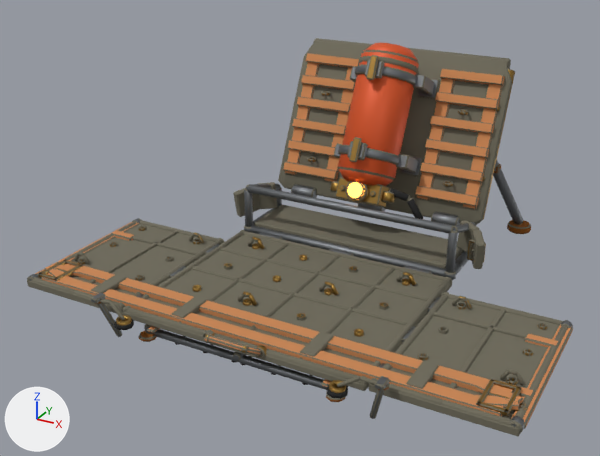
The Blender file Assets/Game/Art/Models/_Source~/components/props/expedition_rig.blend as it was, and as the next commit left it.
Both versions are drawn from a 50 mm lens placed at (1.2, -2.63, 1.34), pointed at (-0.08, -0.3, 0.18). The lights are fixed; the arrows at lower left show +X, +Y and +Z. The picture after the commit comes second.

The first picture shows 'Mesh_Rig_BackPanel', 'Mesh_Rig_BackWebbing_L', 'Mesh_Rig_BackWebbing_R', 'Mesh_Rig_Frame', 'Mesh_Rig_FrontLeaf', 'Mesh_Rig_LashRail', 'Mesh_Rig_LeafGrommets', 'Mesh_Rig_OxygenTank', 'Mesh_Rig_OxygenTank_Bands', 'Mesh_Rig_RackLadder', 'Mesh_Rig_Wing_L', 'Mesh_Rig_Wing_R' and 10 more.
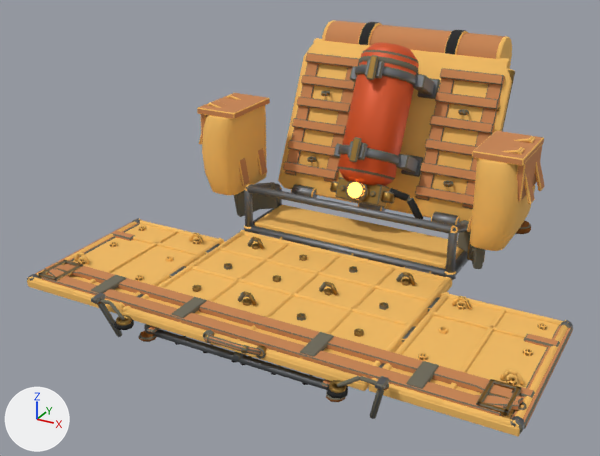
Location of each change, [x1, y1, x2, y2] in pixels of the pictures (600 x 456 px):
'Mesh_Rig_SidePouch_L', added (orange): after [202, 106, 266, 195]
'Mesh_Rig_SidePouch_R', added (orange): after [470, 159, 535, 251]
'Mesh_Rig_Bedroll', added (orange): after [322, 20, 512, 60]
'Mesh_Rig_SidePouchFlap_R', added: after [472, 131, 544, 202]
'Mesh_Rig_SidePouchFlap_L', added: after [197, 93, 270, 142]
'Mesh_Rig_SidePouchStraps_R', added: after [467, 136, 545, 232]
'Mesh_Rig_BedrollStraps', added: after [358, 22, 468, 55]
'Mesh_Rig_SidePouchStraps_L', added: after [199, 93, 267, 186]
part 1 of me_mesh_rig_frame, recoloured (brown to orange): [244, 184, 464, 275] in both
part 2 of me_mesh_rig_backpanel, recoloured (brown to orange): [278, 38, 514, 223] in both
part 3 of me_mesh_rig_frontleaf, recoloured (lighter): [122, 230, 452, 391] in both
part 4 of me_mesh_rig_wing_l, recoloured (lighter): [27, 218, 225, 315] in both
part 5 of me_mesh_rig_wing_r, recoloured (lighter): [369, 292, 569, 436] in both

Edits to the bpy script that builds the scene:
```text
Change me_mesh_rig_frame:
    where me_mesh_rig_frame.from_pydata(...)  # 860 vertices, 712 faces; spans x -0.432..0.432, y -0.157..0.161, z -0.005..0.216
    me_mesh_rig_frame part 1: all 450 faces that had it switch from mat_mat_fabric_canvas_faded (brown #6e6a5a) to mat_mat_fabric_canvas_sand (orange #f4bd62)
Change me_mesh_rig_backpanel:
    where me_mesh_rig_backpanel.from_pydata(...)  # 342 vertices, 326 faces; spans x -0.43..0.43, y 0.001..0.342, z -0.037..0.562
    used by ob_mesh_rig_backpanel; parent = ob_pivot_back; location = (0.0, 0.0, 0.0)
    me_mesh_rig_backpanel part 2: all 262 faces that had it switch from mat_mat_fabric_canvas_faded (brown #6e6a5a) to mat_mat_fabric_canvas_sand (orange #f4bd62)
Change me_mesh_rig_frontleaf:
    where me_mesh_rig_frontleaf.from_pydata(...)  # 598 vertices, 619 faces; spans x -0.43..0.43, y -0.72..0.01, z -0.016..0.022
    used by ob_mesh_rig_frontleaf; parent = ob_pivot_leaf; location = (0.0, 0.0, 0.0)
    me_mesh_rig_frontleaf part 3: all 583 faces that had it switch from mat_mat_fabric_canvas_faded (brown #6e6a5a) to mat_mat_fabric_canvas_sand (orange #f4bd62)
Change me_mesh_rig_wing_l:
    where me_mesh_rig_wing_l.from_pydata(...)  # 1066 vertices, 1165 faces; spans x -0.422..0.011, y -0.3..0.3, z -0.016..0.05
    used by ob_mesh_rig_wing_l; parent = ob_pivot_wing_l; location = (0.0, 0.0, 0.0)
    me_mesh_rig_wing_l part 4: all 1057 faces that had it switch from mat_mat_fabric_canvas_faded (brown #6e6a5a) to mat_mat_fabric_canvas_sand (orange #f4bd62)
Change me_mesh_rig_wing_r:
    where me_mesh_rig_wing_r.from_pydata(...)  # 1066 vertices, 1165 faces; spans x -0.011..0.422, y -0.3..0.3, z -0.016..0.05
    used by ob_mesh_rig_wing_r; parent = ob_pivot_wing_r; location = (0.0, 0.0, 0.0)
    me_mesh_rig_wing_r part 5: all 1057 faces that had it switch from mat_mat_fabric_canvas_faded (brown #6e6a5a) to mat_mat_fabric_canvas_sand (orange #f4bd62)
Add ob_mesh_rig_bedrollstraps:
    ob_mesh_rig_bedrollstraps = bpy.data.objects.new('Mesh_Rig_BedrollStraps', me_mesh_rig_bedrollstraps)  # 280 vertices, 280 faces; spans x -0.205..0.205, y -0.093..0.093, z -0.091..0.091; in mat_mat_fabric_canvas_sand (orange #f4bd62), mat_mat_plastic_rubber_black (black #1a1a1a)
    ob_mesh_rig_bedrollstraps.parent = ob_pivot_back
    ob_mesh_rig_bedrollstraps.location = (0.0, 0.355, 0.541)
Add ob_mesh_rig_bedroll:
    ob_mesh_rig_bedroll = bpy.data.objects.new('Mesh_Rig_Bedroll', me_mesh_rig_bedroll)  # 252 vertices, 216 faces; spans x -0.371..0.371, y -0.085..0.085, z -0.083..0.083; in mat_mat_fabric_canvas_sand (orange #f4bd62), mat_mat_fabric_wing_ochre (orange #c98551)
    ob_mesh_rig_bedroll.parent = ob_pivot_back
    ob_mesh_rig_bedroll.location = (0.0, 0.355, 0.541)
Add ob_mesh_rig_sidepouchstraps_r:
    ob_mesh_rig_sidepouchstraps_r = bpy.data.objects.new('Mesh_Rig_SidePouchStraps_R', me_mesh_rig_sidepouchstraps_r)  # 336 vertices, 324 faces; spans x -0.018..0.187, y -0.086..0.096, z 0.0..0.315; in mat_mat_fabric_canvas_sand (orange #f4bd62), mat_mat_fabric_wing_ochre (orange #c98551)
    ob_mesh_rig_sidepouchstraps_r.location = (0.465, 0.0, 0.19)
Add ob_mesh_rig_sidepouchstraps_l:
    ob_mesh_rig_sidepouchstraps_l = bpy.data.objects.new('Mesh_Rig_SidePouchStraps_L', me_mesh_rig_sidepouchstraps_l)  # 336 vertices, 324 faces; spans x -0.187..0.018, y -0.086..0.096, z 0.0..0.315; in mat_mat_fabric_canvas_sand (orange #f4bd62), mat_mat_fabric_wing_ochre (orange #c98551)
    ob_mesh_rig_sidepouchstraps_l.location = (-0.465, 0.0, 0.19)
Add ob_mesh_rig_sidepouchflap_r:
    ob_mesh_rig_sidepouchflap_r = bpy.data.objects.new('Mesh_Rig_SidePouchFlap_R', me_mesh_rig_sidepouchflap_r)  # 314 vertices, 324 faces; spans x -0.01..0.158, y -0.125..0.135, z -0.139..0.022; in mat_mat_fabric_canvas_sand (orange #f4bd62), mat_mat_fabric_wing_ochre (orange #c98551), mat_mat_metal_brass_tarnished (brown #9c7b3f)
    ob_mesh_rig_sidepouchflap_r.location = (0.465, 0.0, 0.47)
Add ob_mesh_rig_sidepouchflap_l:
    ob_mesh_rig_sidepouchflap_l = bpy.data.objects.new('Mesh_Rig_SidePouchFlap_L', me_mesh_rig_sidepouchflap_l)  # 314 vertices, 324 faces; spans x -0.158..0.01, y -0.125..0.135, z -0.139..0.022; in mat_mat_fabric_canvas_sand (orange #f4bd62), mat_mat_fabric_wing_ochre (orange #c98551), mat_mat_metal_brass_tarnished (brown #9c7b3f)
    ob_mesh_rig_sidepouchflap_l.location = (-0.465, 0.0, 0.47)
Add ob_mesh_rig_sidepouch_r:
    ob_mesh_rig_sidepouch_r = bpy.data.objects.new('Mesh_Rig_SidePouch_R', me_mesh_rig_sidepouch_r)  # 144 vertices, 130 faces; spans x 0.0..0.155, y -0.153..0.163, z 0.0..0.31; in mat_mat_fabric_canvas_sand (orange #f4bd62)
    ob_mesh_rig_sidepouch_r.location = (0.465, 0.0, 0.16)
Add ob_mesh_rig_sidepouch_l:
    ob_mesh_rig_sidepouch_l = bpy.data.objects.new('Mesh_Rig_SidePouch_L', me_mesh_rig_sidepouch_l)  # 144 vertices, 130 faces; spans x -0.155..0.0, y -0.153..0.163, z 0.0..0.31; in mat_mat_fabric_canvas_sand (orange #f4bd62)
    ob_mesh_rig_sidepouch_l.location = (-0.465, 0.0, 0.16)
```
